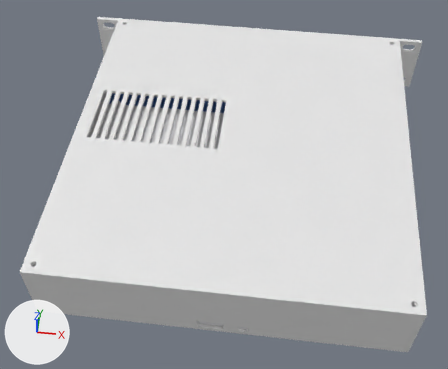
Renders of the Blender file hosts/homelab-notebook/hardware/case/out/case.blend from each side of a commit.
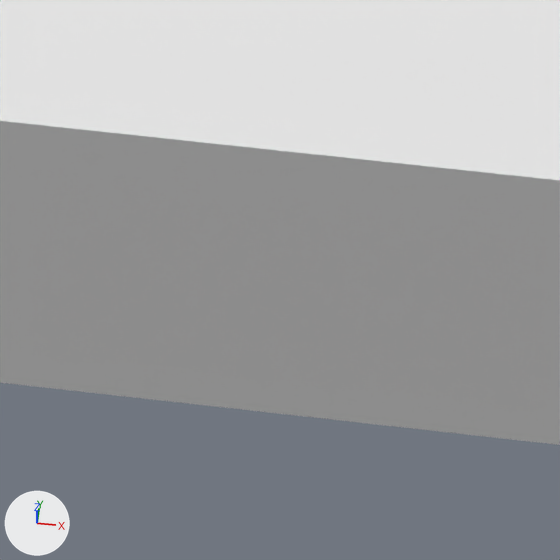
Each version appears first whole from a 50 mm camera at (124.4, -187.0, 335.7) aimed at (91.1, 86.8, 10.3), and next in a close-up on the part from 72% to 90% of the width and 78% to 100% of the height. The axes (+X, +Y, +Z) are drawn at lower left. The lights are the same throughout. The older version's two pictures come first.

Names of what the first close-up shows: 'Lid', 'Tray'.
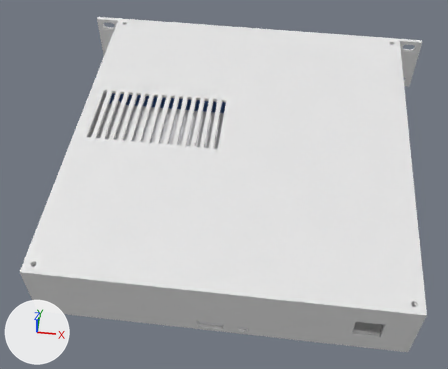
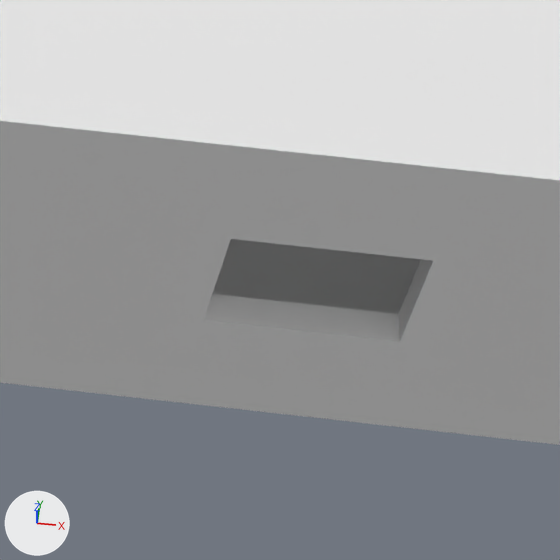
Patch to the scene script:
```diff
--- a/hosts/homelab-notebook/hardware/case/out/case.blend.py
+++ b/hosts/homelab-notebook/hardware/case/out/case.blend.py
@@ me_tray @@
 # used by ob_tray; location = (0.0, 0.0, 0.0)
-me_tray.from_pydata(...)  # 5033 vertices, 2792 faces; spans x -26.0..228.0, y -18.0..221.0, z 0.0..44.0
+me_tray.from_pydata(...)  # 5041 vertices, 2798 faces; spans x -26.0..228.0, y -18.0..221.0, z 0.0..44.0
+# me_tray part 1: 10 vertices moved within x 72.0..127.0, y -18.0..-1.0, z 3.0..9.0; 8 vertices added at x 176.0..192.0, y -18.0..-15.0, z 15.0..29.0
+# other edits to the shape of me_tray do not show in these pictures
```

Boxes (x1, y1, x2, y2) around the edits, measured in the close-ups (560 x 560 px; the box of a moved part takes in the faces that stretch with it):
part 1 of me_tray, moved or reshaped: (207, 236, 435, 342) in both
